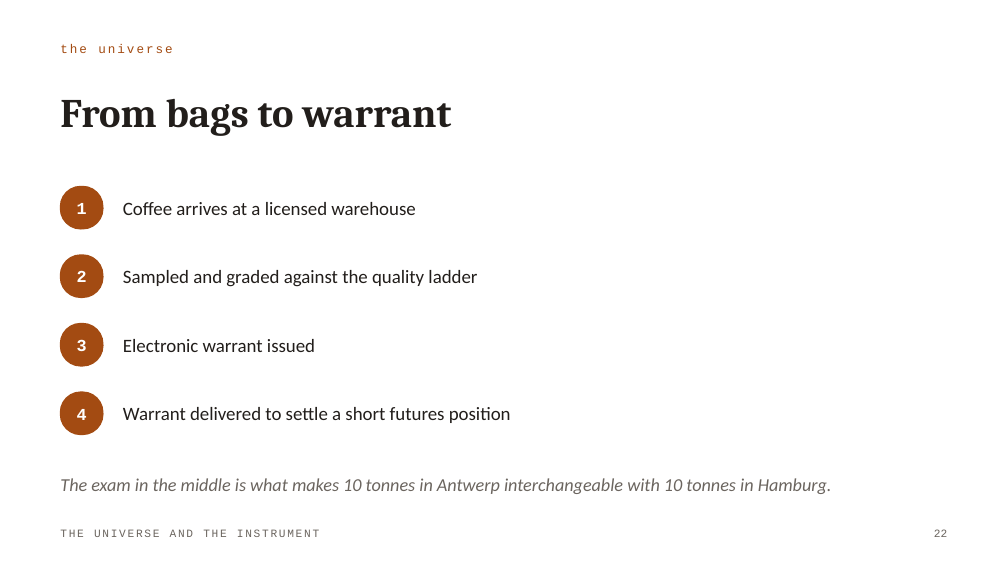
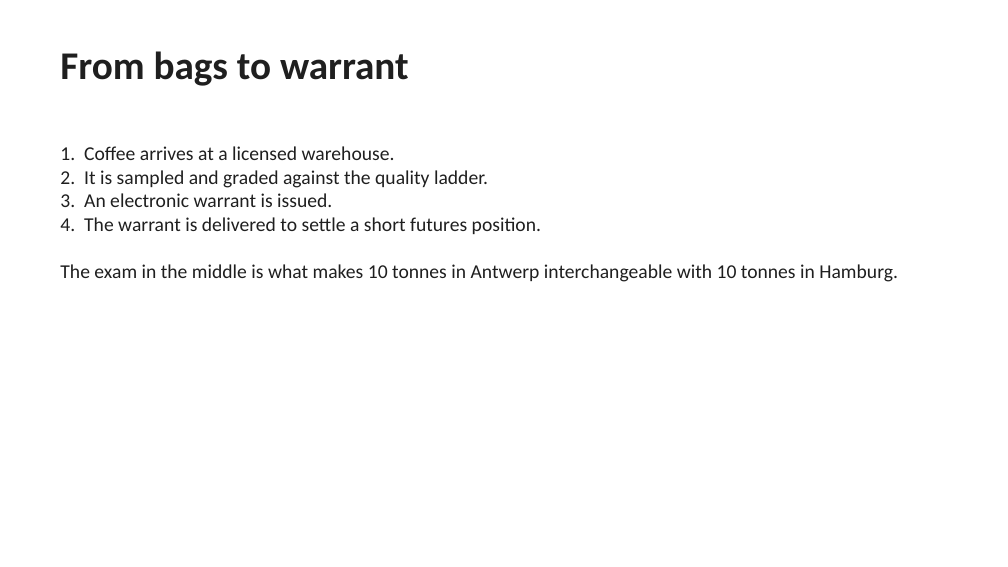
Before and after one commit to loic619/Commodity-trading-lecture, a slide deck: slide 23 of decks/Commodity-Trading-Module-1.pptx. Drawn at 1008x567 pixels with LibreOffice and Linux fonts; fonts in the diff are those of the drawing. Boxes give left, top, right and bottom in pixels: in the first picture for what was removed or moved away, otherwise in the second. Text is boxed around its words. In the diff, an @@ line names an element or a change of style, - is before the commit and + after.

```diff
--- a/decks/Commodity-Trading-Module-1.pptx
+++ b/decks/Commodity-Trading-Module-1.pptx
@@ text "From bags to warrant": place and size @@
-text "From bags to warrant" at (60, 99, 451, 136)
+text "From bags to warrant" at (60, 51, 409, 86)
@@ text "From bags to warrant" at (60, 51, 409, 86): size 29 to 28 pt, font Cambria to Calibri, text colour #221E1B to #1F1F1F; line spacing 32pt to 1; vertical alignment middle to top @@
@@ text removed at (60, 44, 172, 53) @@
-the universe
@@ text added at (60, 146, 898, 282), 14 pt, text #1F1F1F @@
+1. Coffee arrives at a licensed warehouse.
+2. It is sampled and graded against the quality ladder.
+3. An electronic warrant is issued.
+4. The warrant is delivered to settle a short futures position.
+The exam in the middle is what makes 10 tonnes in Antwerp interchangeable with 10 tonnes in Hamburg.
@@ rounded rectangle removed at (60, 186, 103, 229) @@
@@ text removed at (77, 203, 87, 214) @@
-1
@@ text removed at (123, 202, 415, 215) @@
-Coffee arrives at a licensed warehouse
@@ rounded rectangle removed at (60, 255, 103, 297) @@
@@ text removed at (77, 270, 87, 282) @@
-2
@@ text removed at (123, 270, 477, 287) @@
-Sampled and graded against the quality ladder
@@ rounded rectangle removed at (60, 324, 103, 366) @@
@@ text removed at (77, 339, 87, 351) @@
-3
@@ text removed at (123, 339, 315, 352) @@
-Electronic warrant issued
@@ rounded rectangle removed at (60, 392, 103, 434) @@
@@ text removed at (77, 409, 87, 420) @@
-4
@@ text removed at (123, 407, 511, 423) @@
-Warrant delivered to settle a short futures position
@@ text removed at (60, 478, 832, 494) @@
-The exam in the middle is what makes 10 tonnes in Antwerp interchangeable with 10 tonnes in Hamburg.
@@ text removed at (60, 529, 319, 537) @@
-THE UNIVERSE AND THE INSTRUMENT
@@ text removed at (934, 529, 947, 537) @@
-22
```
Also in this commit, not shown: 46 other slides changed, 6 other files.
